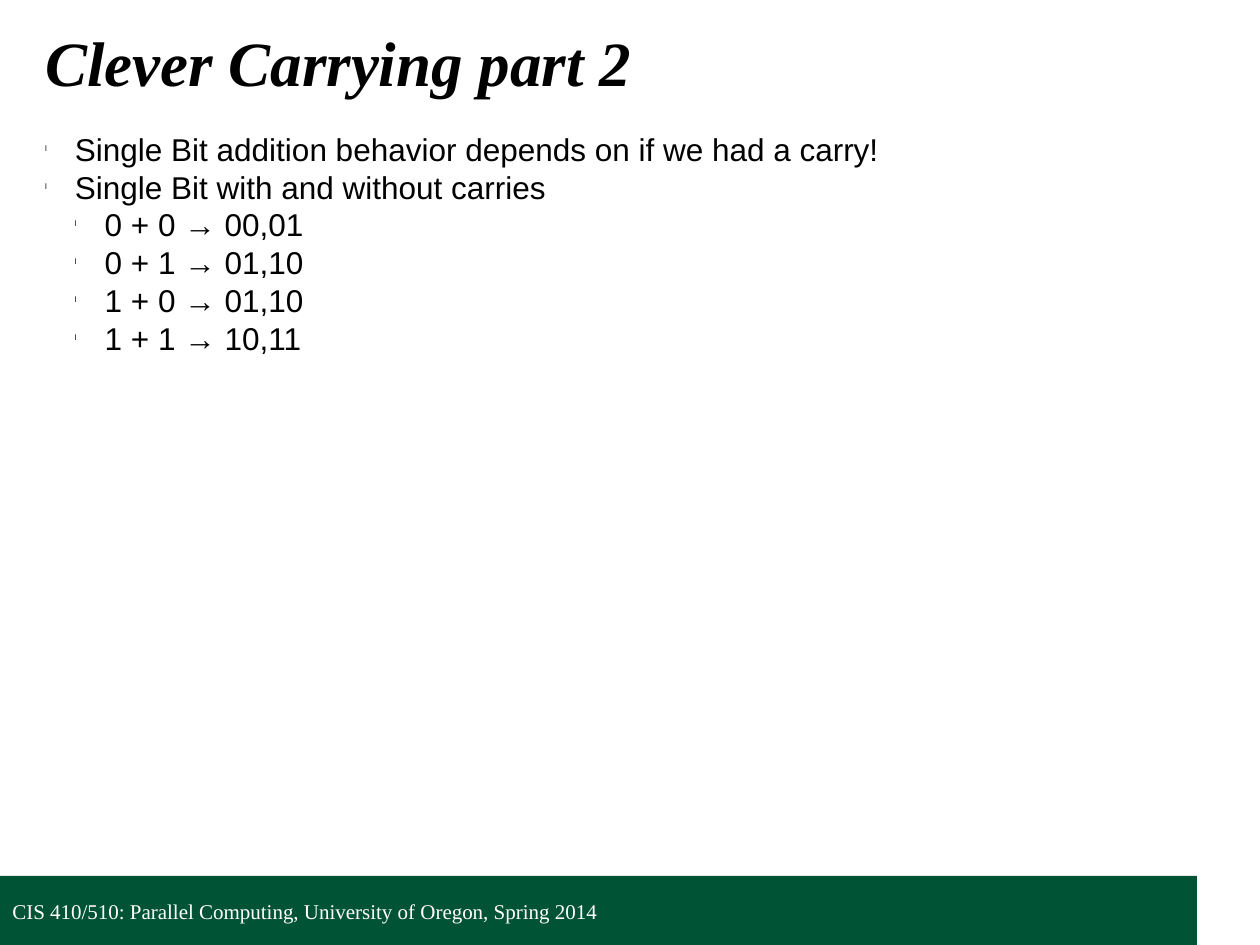
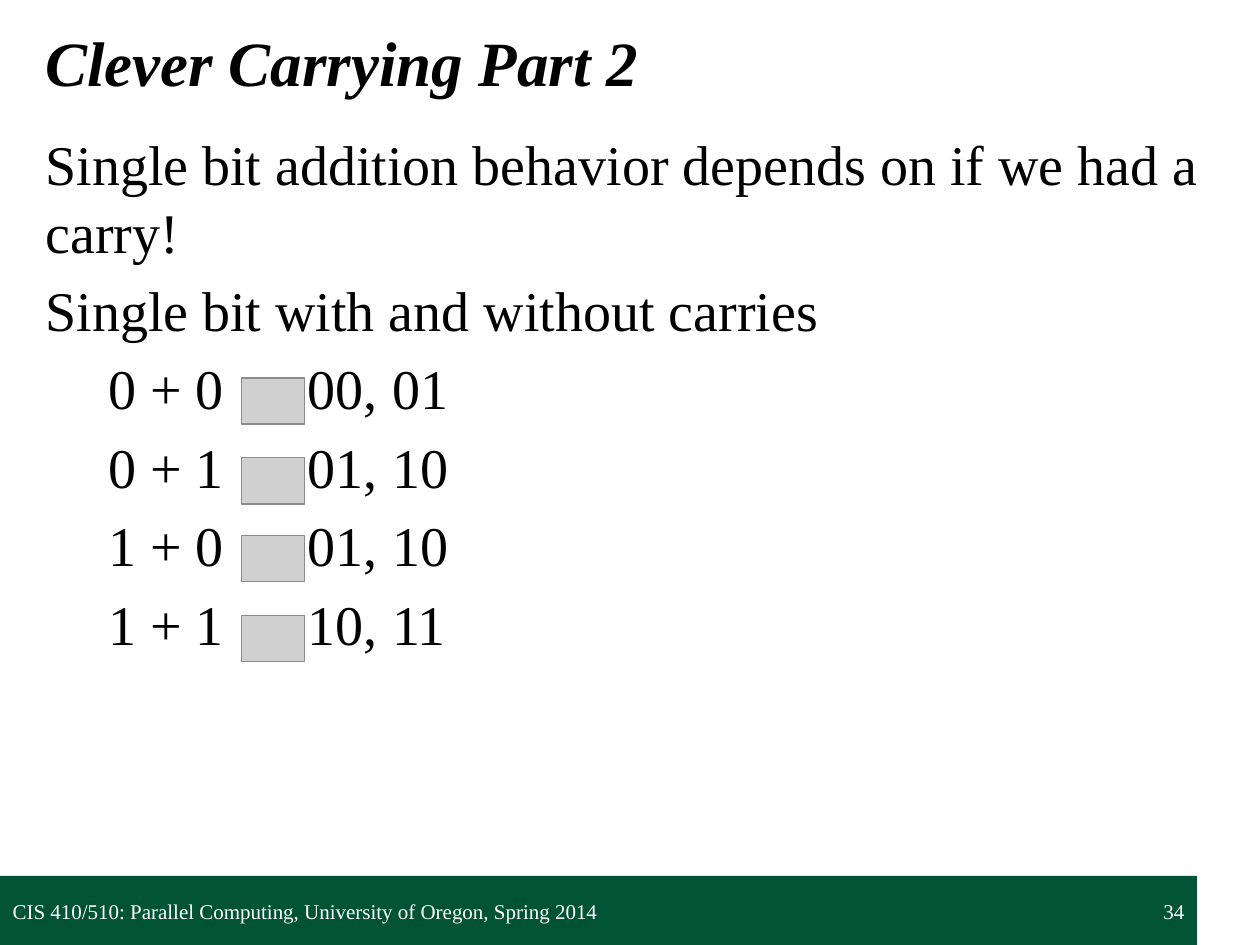
Before and after one commit to UOregonParallel/CourseMaterials, a slide deck: slide 34 of lecture_content/classSlides/2_collectivesPattern/collectivesPattern.pptx. Drawn at 1260x945 pixels with LibreOffice and Linux fonts; fonts in the diff are those of the drawing; grey boxes stand for pictures; background and template pictures are left out. Boxes give left, top, right and bottom in pixels: in the first picture for what was removed or moved away, otherwise in the second. Text is boxed around its words. In the diff, an @@ line names an element or a change of style, - is before the commit and + after.

```diff
--- a/lecture_content/classSlides/2_collectivesPattern/collectivesPattern.pptx
+++ b/lecture_content/classSlides/2_collectivesPattern/collectivesPattern.pptx
@@ title at <box>45,42,639,98</box>: text changed @@
-Clever Carrying part 2
+Clever Carrying Part 2
@@ text at <box>45,145,1197,654</box>: text changed; size 18 to 32 pt; font Arial to Times New Roman @@
-l Single Bit addition behavior depends on if we had a carry!
-l Single Bit with and without carries
-  l 0 + 0 → 00,01
-  l 0 + 1 → 01,10
-  l 1 + 0 → 01,10
-  l 1 + 1 → 10,11
+Single bit addition behavior depends on if we had a carry!
+Single bit with and without carries
+0 + 0 00, 01
+0 + 1 01, 10
+1 + 0 01, 10
+1 + 1 10, 11
@@ picture added at <box>242,378,305,425</box> @@
@@ picture added at <box>242,457,305,504</box> @@
@@ picture added at <box>242,536,305,582</box> @@
@@ picture added at <box>242,615,305,662</box> @@
@@ page number added at <box>1163,905,1184,920</box>, 12 pt, text #FFFFFF @@
+34
```
Also in this commit, not shown: 37 other slides changed, 2 slides added, 2 slides removed, 3 other files.
